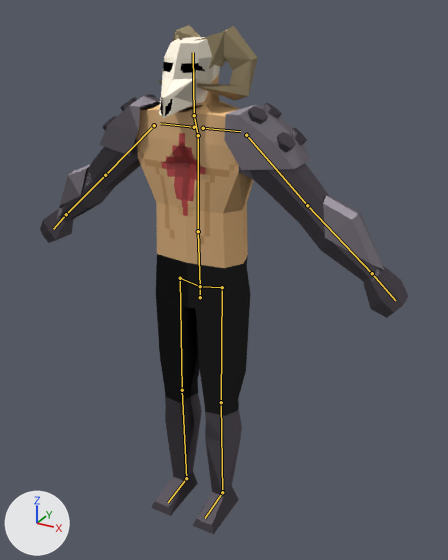
Before and after pictures for a commit that changed the Blender file meshes/enemies/bosses/Minotaur/minotaur.blend.
One viewpoint serves both versions: a 50 mm camera at (0.978, -1.578, 1.732) aimed at (-0.037, 0.267, 0.81). Every picture has the same lights, and +X, +Y and +Z are marked at lower left. The bones that bend it are drawn over the model as lines.

Names of what the first picture shows: 'Character', 'Character.001', 'Character.002', 'Character.003', 'Character.004', 'horn.L', 'horn.R'.
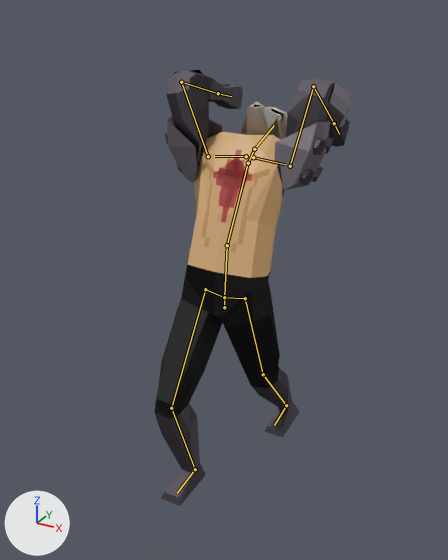
The newer file adds an action. The first version stands in its rest pose; the second is drawn at frame 8 of the action 'attack'.

The change, as JSON lines over the scene's bpy script:
```json
{"block": "bone_hip", "where": "bone_hip = bpy.data.objects['metarig'].pose.bones['hip']"}
{"op": "set", "path": "bone_hip.location", "old": "(0.0, 0.0, 0.0)", "new": "(0.204, -0.133, 0.0)"}
{"block": "bone_spine", "where": "bone_spine = bpy.data.objects['metarig'].pose.bones['spine']  # child of 'hip'"}
{"op": "set", "path": "bone_spine.rotation_quaternion", "old": "(1.0, 0.0, 0.0, 0.0)", "new": "(0.998, -0.066, 0.0, 0.0)", "note": "degrees (0, 0, 0) -> degrees (-8, 0, 0)"}
{"block": "bone_spine_001", "where": "bone_spine_001 = bpy.data.objects['metarig'].pose.bones['spine.001']  # child of 'spine'"}
{"op": "set", "path": "bone_spine_001.rotation_quaternion", "old": "(1.0, 0.0, 0.0, 0.0)", "new": "(0.983, -0.182, 0.0, 0.0)", "note": "degrees (0, 0, 0) -> degrees (-21, 0, 0)"}
{"block": "bone_shoulder_l", "where": "bone_shoulder_l = bpy.data.objects['metarig'].pose.bones['shoulder.L']  # child of 'spine.001'"}
{"op": "set", "path": "bone_shoulder_l.rotation_euler", "old": "(0.0, 0.0, 0.0)", "new": "(-0.0873, -0.611, -0.0524)", "note": "degrees (0, 0, 0) -> degrees (-5, -35, -3)"}
{"block": "bone_upper_arm_l", "where": "bone_upper_arm_l = bpy.data.objects['metarig'].pose.bones['upper_arm.L']  # child of 'shoulder.L'"}
{"op": "set", "path": "bone_upper_arm_l.location", "old": "(0.0, 0.0, 0.0)", "new": "(-0.003, -0.003, -0.006)"}
{"op": "set", "path": "bone_upper_arm_l.rotation_quaternion", "old": "(1.0, 0.0, 0.0, 0.0)", "new": "(0.46, 0.774, -0.404, -0.162)", "note": "degrees (0, 0, 0) -> degrees (122, -7, -51)"}
{"block": "bone_forearm_l", "where": "bone_forearm_l = bpy.data.objects['metarig'].pose.bones['forearm.L']  # child of 'upper_arm.L'"}
{"op": "set", "path": "bone_forearm_l.location", "old": "(0.0, 0.0, 0.0)", "new": "(-0.017, -0.064, -0.06)"}
{"op": "set", "path": "bone_forearm_l.rotation_quaternion", "old": "(1.0, 0.0, 0.0, 0.0)", "new": "(0.519, 0.844, -0.123, -0.059)", "note": "degrees (0, 0, 0) -> degrees (117, -2, -16)"}
{"block": "bone_shoulder_r", "where": "bone_shoulder_r = bpy.data.objects['metarig'].pose.bones['shoulder.R']  # child of 'spine.001'"}
{"op": "set", "path": "bone_shoulder_r.rotation_euler", "old": "(0.0, 0.0, 0.0)", "new": "(-0.0873, 0.262, 0.0175)", "note": "degrees (0, 0, 0) -> degrees (-5, 15, 1)"}
{"block": "bone_upper_arm_r", "where": "bone_upper_arm_r = bpy.data.objects['metarig'].pose.bones['upper_arm.R']  # child of 'shoulder.R'"}
{"op": "set", "path": "bone_upper_arm_r.location", "old": "(0.0, 0.0, 0.0)", "new": "(-0.002, 0.001, 0.007)"}
{"op": "set", "path": "bone_upper_arm_r.rotation_quaternion", "old": "(1.0, 0.0, 0.0, 0.0)", "new": "(0.46, 0.765, 0.423, 0.158)", "note": "degrees (0, 0, 0) -> degrees (122, 9, 53)"}
{"block": "bone_forearm_r", "where": "bone_forearm_r = bpy.data.objects['metarig'].pose.bones['forearm.R']  # child of 'upper_arm.R'"}
{"op": "set", "path": "bone_forearm_r.location", "old": "(0.0, 0.0, 0.0)", "new": "(-0.009, 0.041, 0.079)"}
{"op": "set", "path": "bone_forearm_r.rotation_quaternion", "old": "(1.0, 0.0, 0.0, 0.0)", "new": "(0.519, 0.847, 0.102, 0.055)", "note": "degrees (0, 0, 0) -> degrees (117, 1, 13)"}
{"block": "bone_neck", "where": "bone_neck = bpy.data.objects['metarig'].pose.bones['neck']  # child of 'spine.001'"}
{"op": "set", "path": "bone_neck.rotation_quaternion", "old": "(1.0, 0.0, 0.0, 0.0)", "new": "(0.934, -0.357, 0.0, 0.0)", "note": "degrees (0, 0, 0) -> degrees (-42, 0, 0)"}
{"block": "bone_thigh_l", "where": "bone_thigh_l = bpy.data.objects['metarig'].pose.bones['thigh.L']  # child of 'hip'"}
{"op": "set", "path": "bone_thigh_l.rotation_quaternion", "old": "(1.0, 0.0, 0.0, 0.0)", "new": "(0.979, 0.206, 0.0, 0.0)", "note": "degrees (0, 0, 0) -> degrees (24, 0, 0)"}
{"block": "bone_shin_l", "where": "bone_shin_l = bpy.data.objects['metarig'].pose.bones['shin.L']  # child of 'thigh.L'"}
{"op": "set", "path": "bone_shin_l.rotation_quaternion", "old": "(1.0, 0.0, 0.0, 0.0)", "new": "(0.991, 0.131, 0.0, 0.0)", "note": "degrees (0, 0, 0) -> degrees (15, 0, 0)"}
{"block": "bone_foot_l", "where": "bone_foot_l = bpy.data.objects['metarig'].pose.bones['foot.L']  # child of 'shin.L'"}
{"op": "set", "path": "bone_foot_l.rotation_quaternion", "old": "(1.0, 0.0, 0.0, 0.0)", "new": "(0.954, -0.301, 0.0, 0.0)", "note": "degrees (0, 0, 0) -> degrees (-35, 0, 0)"}
{"block": "bone_thigh_r", "where": "bone_thigh_r = bpy.data.objects['metarig'].pose.bones['thigh.R']  # child of 'hip'"}
{"op": "set", "path": "bone_thigh_r.rotation_quaternion", "old": "(1.0, 0.0, 0.0, 0.0)", "new": "(0.958, -0.288, 0.0, 0.0)", "note": "degrees (0, 0, 0) -> degrees (-33, 0, 0)"}
{"block": "bone_shin_r", "where": "bone_shin_r = bpy.data.objects['metarig'].pose.bones['shin.R']  # child of 'thigh.R'"}
{"op": "set", "path": "bone_shin_r.rotation_quaternion", "old": "(1.0, 0.0, 0.0, 0.0)", "new": "(0.896, 0.444, 0.0, 0.0)", "note": "degrees (0, 0, 0) -> degrees (53, 0, 0)"}
{"block": "bone_foot_r", "where": "bone_foot_r = bpy.data.objects['metarig'].pose.bones['foot.R']  # child of 'shin.R'"}
{"op": "set", "path": "bone_foot_r.rotation_quaternion", "old": "(1.0, 0.0, 0.0, 0.0)", "new": "(0.987, -0.159, 0.0, 0.0)", "note": "degrees (0, 0, 0) -> degrees (-18, 0, 0)"}
```

Pixel boxes [x1, y1, x2, y2] of what changed, in the pictures (448 x 560 px):
```json
{"object": "Character", "change": "posed", "before": [40, 37, 409, 535], "after": [155, 70, 350, 506], "on screen": "47% narrower, 12% shorter"}
{"object": "Character.003", "change": "posed", "before": [224, 103, 311, 170], "after": [274, 122, 333, 190], "on screen": "32% narrower"}
{"object": "Character.004", "change": "posed", "before": [323, 196, 384, 270], "after": [325, 82, 350, 128]}
{"object": "Character.001", "change": "posed", "before": [100, 94, 161, 155], "after": [165, 117, 223, 183]}
{"object": "horn.L", "change": "posed", "before": [194, 26, 258, 100], "after": [277, 117, 286, 139]}
{"object": "Character.002", "change": "posed", "before": [59, 164, 91, 208], "after": [174, 70, 202, 74]}
{"object": "horn.R", "change": "posed", "before": [159, 25, 200, 85], "after": [240, 115, 247, 135]}
{"bone": "hip", "before": "(200, 297) to (200, 286)", "after": "(224, 307) to (224, 297)"}
{"bone": "spine", "before": "(200, 286) to (198, 231)", "after": "(224, 297) to (227, 245)"}
{"bone": "spine.001", "before": "(198, 231) to (198, 135)", "after": "(227, 245) to (248, 163)"}
{"bone": "shoulder.L", "before": "(203, 128) to (240, 131)", "after": "(253, 157) to (285, 164)"}
{"bone": "upper_arm.L", "before": "(246, 135) to (307, 205)", "after": "(290, 166) to (313, 86)"}
{"bone": "forearm.L", "before": "(307, 205) to (372, 273)", "after": "(313, 86) to (334, 123)"}
{"bone": "shoulder.R", "before": "(194, 127) to (160, 123)", "after": "(246, 156) to (215, 156)"}
{"bone": "upper_arm.R", "before": "(154, 125) to (105, 175)", "after": "(208, 156) to (181, 82)"}
{"bone": "forearm.R", "before": "(105, 175) to (66, 214)", "after": "(181, 82) to (218, 93)"}
{"bone": "neck", "before": "(198, 135) to (194, 115)", "after": "(248, 163) to (254, 149)"}
{"bone": "thigh.L", "before": "(222, 287) to (221, 402)", "after": "(245, 298) to (263, 374)"}
{"bone": "shin.L", "before": "(221, 402) to (222, 492)", "after": "(263, 374) to (286, 405)"}
{"bone": "foot.L", "before": "(222, 492) to (205, 518)", "after": "(286, 405) to (274, 425)"}
{"bone": "thigh.R", "before": "(180, 278) to (182, 390)", "after": "(205, 289) to (171, 408)"}
{"bone": "shin.R", "before": "(182, 390) to (186, 478)", "after": "(171, 408) to (195, 469)"}
{"bone": "foot.R", "before": "(186, 478) to (168, 502)", "after": "(195, 469) to (177, 493)"}
```
